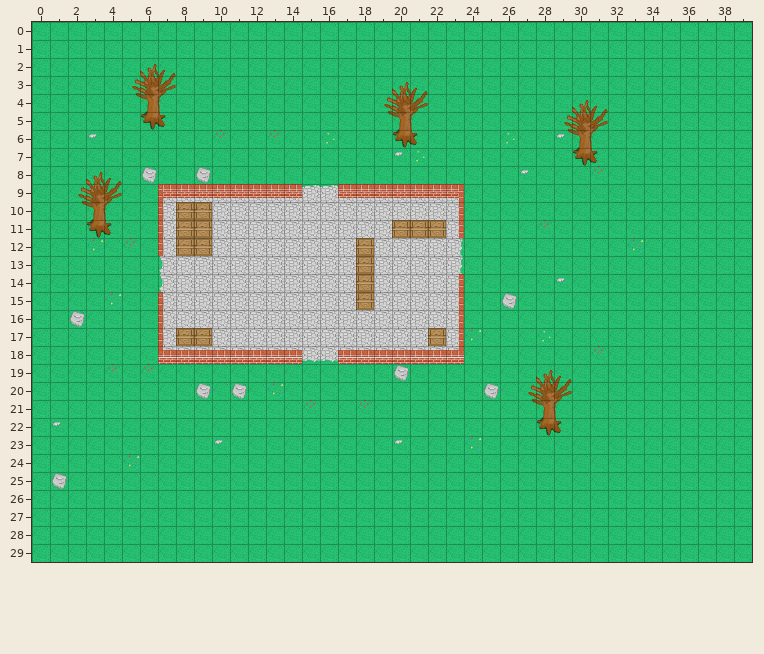
An edit to a level. Tiled map, map/map2.tmx. Above is the file before it was changed.
Cells are 32x32 px. Shown: x 0..39, y 0..29.
The result:
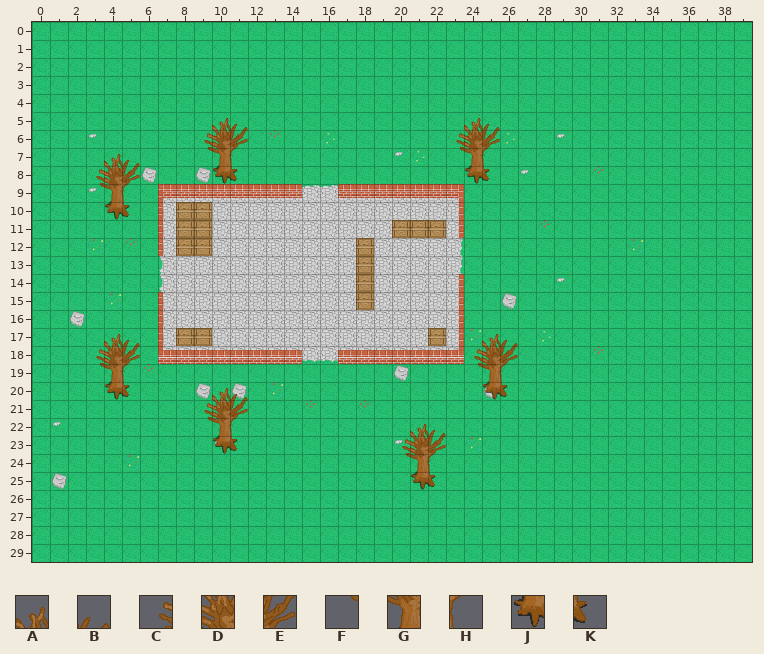
Key: from "tileset2": A 68, B 69, C 77, D 78, E 79, F 87, G 88, H 89, J 98, K 99.
_ is an empty cell.
Message: Remove tree collide mask Change grenade throw to E key
What changed:
Layer "ground2":
y 5: x 10..11 __ -> AB; x 24..25 __ -> AB
y 6: x 9..11 ___ -> CDE; x 23..25 ___ -> CDE
y 7: x 4..5 __ -> AB; x 9..11 ___ -> FGH; x 23..25 ___ -> FGH
y 8: x 3..5 ___ -> CDE; x 10..11 __ -> JK; x 24..25 __ -> JK
y 9: x 3..5 ___ -> FGH
y 10: x 4..5 __ -> JK
y 17: x 4..5 __ -> AB; x 25..26 __ -> AB
y 18: x 3..5 ___ -> CDE; x 24..26 ___ -> CDE
y 19: x 3..5 ___ -> FGH; x 24..26 ___ -> FGH
y 20: x 4..5 __ -> JK; x 10..11 __ -> AB; x 25..26 __ -> JK
y 21: x 9..11 ___ -> CDE
y 22: x 9..11 ___ -> FGH; x 21..22 __ -> AB
y 23: x 10..11 __ -> JK; x 20..22 ___ -> CDE
y 24: x 20..22 ___ -> FGH
y 25: x 21..22 __ -> JK
Layer "collide":
y 2: x 6..7 AB -> __
y 3: x 5..7 CDE -> ___; x 20..21 AB -> __
y 4: x 5..7 FGH -> ___; x 19..21 CDE -> ___; x 30..31 AB -> __
y 5: x 6..7 JK -> __; x 19..21 FGH -> ___; x 29..31 CDE -> ___
y 6: x 20..21 JK -> __; x 29..31 FGH -> ___
y 7: x 30..31 JK -> __
y 8: x 3..4 AB -> __
y 9: x 2..4 CDE -> ___
y 10: x 2..4 FGH -> ___
y 11: x 3..4 JK -> __
y 19: x 28..29 AB -> __
y 20: x 27..29 CDE -> ___
y 21: x 27..29 FGH -> ___
y 22: x 28..29 JK -> __
